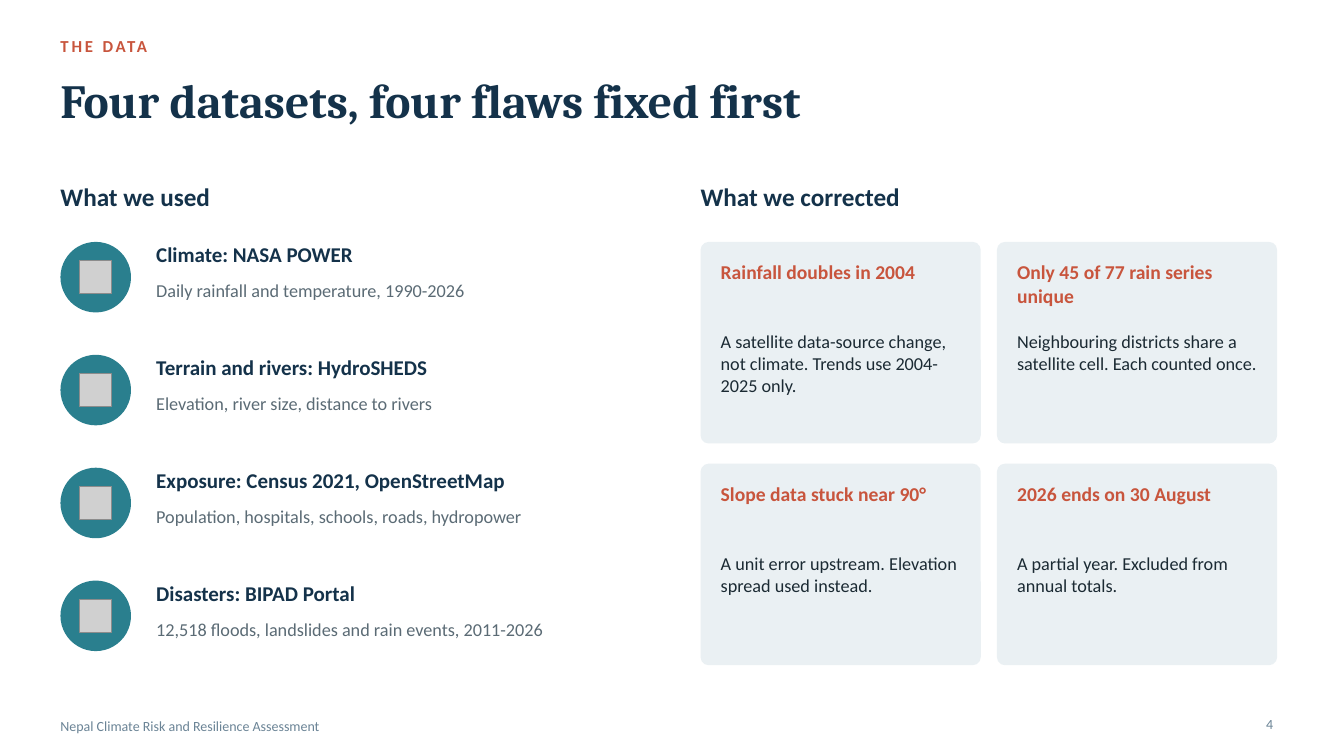
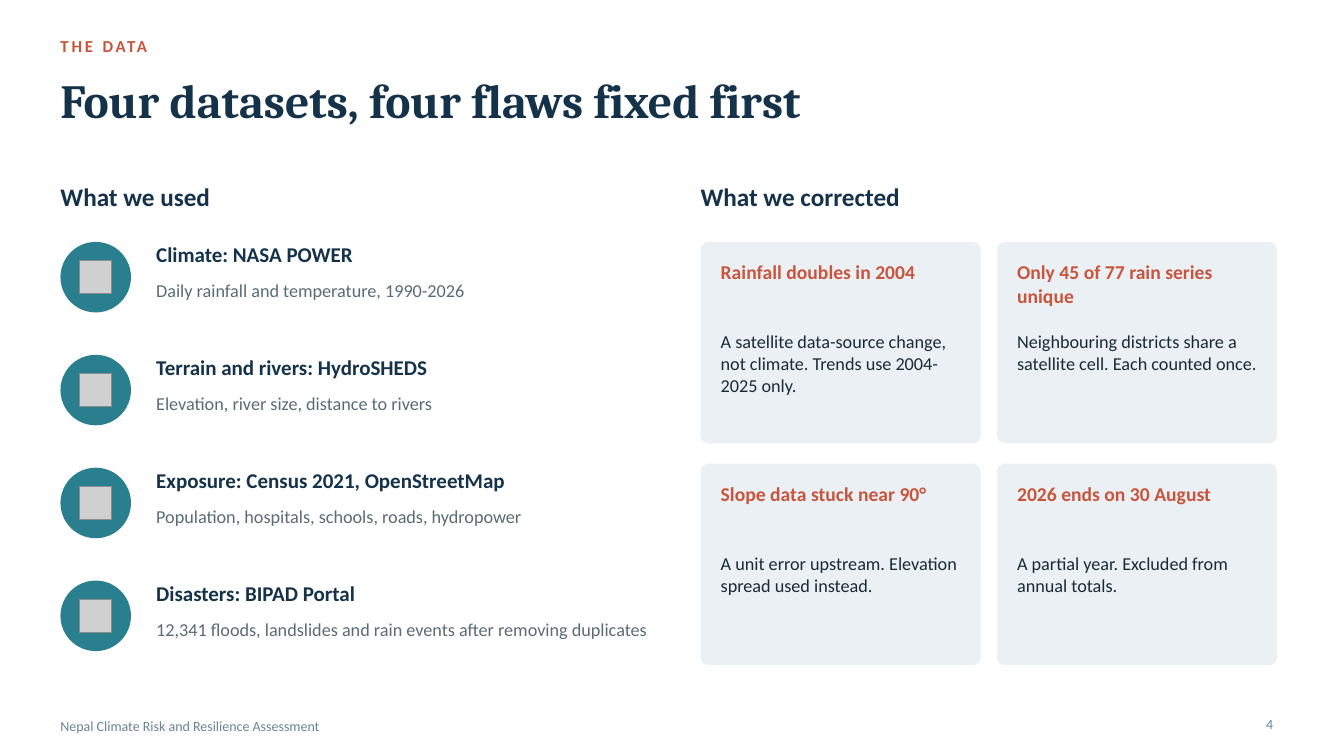
Before and after one commit to CodeWithDonKay/nepal-climate-risk, a slide deck: slide 4 of Nepal_Climate_Risk_Deck.pptx. Drawn at 1344x756 pixels with LibreOffice and Linux fonts; fonts in the diff are those of the drawing; grey boxes stand for pictures. Boxes give left, top, right and bottom in pixels: in the first picture for what was removed or moved away, otherwise in the second. Text is boxed around its words. In the diff, an @@ line names an element or a change of style, - is before the commit and + after.

```diff
--- a/Nepal_Climate_Risk_Deck.pptx
+++ b/Nepal_Climate_Risk_Deck.pptx
@@ text at box(156, 623, 647, 639): text changed @@
-12,518 floods, landslides and rain events, 2011-2026
+12,341 floods, landslides and rain events after removing duplicates
```
Also in this commit, not shown: 6 other slides changed, 18 other files.
